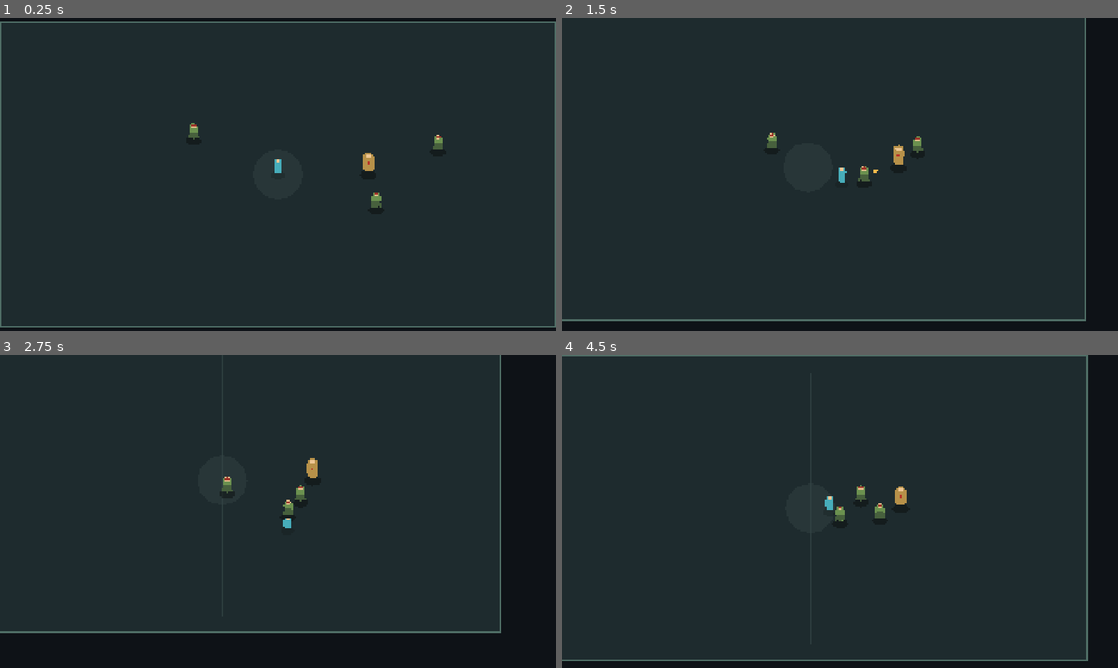
Above: before the commit, frames 1-4 (two rows, left to right).
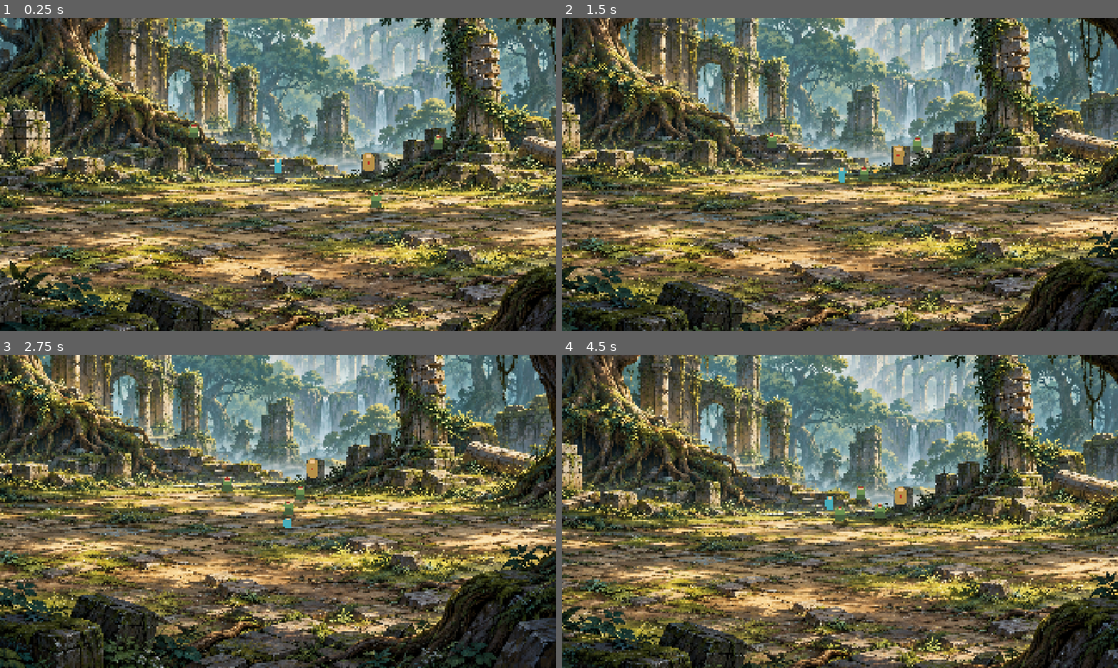
Above: after the commit, the same moments.

Repository: Ornithopter83/BeltScroll
Game: Godot game, scene res://scenes/game/main.tscn
Same seed, same stepped clock (60 frames per second), same inputs: the game is played once before the commit and once after it.
Inputs:
- Up to frame 1 (0.25 s): no input
- Up to frame 2 (1.5 s): hold D (move_right) 0.53-1.28 s; hold C (sit) 0.53-1.28 s; tap J (attack) at 0.6 s; tap Space (jump) at 0.77 s; hold S (move_down) from 1.28 s (still down); tap C (sit) at 1.35 s
- Up to frame 3 (2.75 s): tap Space (jump) at 1.52 s; tap J (attack) at 1.55, 2.1 s; release S (move_down) at 2.03 s; hold D (move_right) from 2.03 s (still down); hold C (sit) from 2.03 s (still down)
- Up to frame 4 (4.5 s): release D (move_right) at 2.78 s; release C (sit) at 2.78 s; hold W (move_up) 2.78-3.53 s; tap C (sit) at 2.85, 4.35 s; tap Space (jump) at 3.02, 3.77 s; tap J (attack) at 3.05, 3.6 s; hold C (sit) 3.53-4.28 s; hold A (move_left) from 3.53 s (still down)

The runs differ from the first frame. In frame 1, 87% of the frame differs, in the area x 0-100%, y 0-100%; in frame 2, 86%; in frame 3, 83%; in frame 4, 87%.

Commit message:
ProjectHub milestone M4B_STAGE_V1_INTEGRATION_AND_COMBAT_HARDENING final

Diff:
--- a/scenes/game/main.tscn
+++ b/scenes/game/main.tscn
@@ -1,44 +1,16 @@
-[gd_scene load_steps=7 format=3]
+[gd_scene load_steps=5 format=3]
 
 [ext_resource type="PackedScene" path="res://scenes/player/player.tscn" id="1_player"]
 [ext_resource type="PackedScene" path="res://scenes/combat/training_dummy.tscn" id="2_dummy"]
 [ext_resource type="PackedScene" path="res://scenes/enemies/forest_raider.tscn" id="3_raider"]
-
-[sub_resource type="StyleBoxFlat" id="StyleBoxFlat_arena"]
-bg_color = Color(0.12, 0.17, 0.18, 1)
-border_width_left = 4
-border_width_top = 4
-border_width_right = 4
-border_width_bottom = 4
-border_color = Color(0.31, 0.43, 0.4, 1)
+[ext_resource type="Texture2D" path="res://assets/art/stage/forest_ruins_v1_1920x1080.png" id="4_stage"]
 
 [node name="Main" type="Node2D"]
 
-[node name="Backdrop" type="ColorRect" parent="."]
-offset_right = 1920.0
-offset_bottom = 1080.0
-color = Color(0.055, 0.07, 0.09, 1)
-
-[node name="Arena" type="Panel" parent="."]
-offset_left = 160.0
-offset_top = 100.0
-offset_right = 1760.0
-offset_bottom = 980.0
-theme_override_styles/panel = SubResource("StyleBoxFlat_arena")
-
-[node name="FloorMarkings" type="Node2D" parent="Arena"]
-position = Vector2(800, 440)
-
-[node name="CenterLine" type="ColorRect" parent="Arena/FloorMarkings"]
-offset_left = -1.0
-offset_top = -390.0
-offset_right = 1.0
-offset_bottom = 390.0
-color = Color(0.2, 0.27, 0.27, 0.7)
-
-[node name="CenterCircle" type="Polygon2D" parent="Arena/FloorMarkings"]
-polygon = PackedVector2Array(0, -72, 35, -63, 63, -35, 72, 0, 63, 35, 35, 63, 0, 72, -35, 63, -63, 35, -72, 0, -63, -35, -35, -63)
-color = Color(0.2, 0.27, 0.27, 0.45)
+[node name="StageBackground" type="Sprite2D" parent="."]
+position = Vector2(960, 540)
+texture = ExtResource("4_stage")
+z_index = -1
 
 [node name="YSortActors" type="Node2D" parent="."]
 y_sort_enabled = true
--- a/scripts/enemies/forest_raider.gd
+++ b/scripts/enemies/forest_raider.gd
@@ -24,6 +24,7 @@
 const BODY_HALF_WIDTH := 15.0
 const BODY_TOP_OFFSET := -43.0
 const BODY_BOTTOM_OFFSET := 2.0
+const MIN_ATTACK_SEPARATION := 36.0
 const BODY_COLOR := Color(0.42, 0.57, 0.31, 1.0)
 const HIT_COLOR := Color(1.0, 0.78, 0.58, 1.0)
 
@@ -75,11 +76,12 @@
 
 	match attack_phase:
 		"idle":
-			if offset.length() <= attack_range and in_depth_lane:
+			var close_raider := _has_close_raider()
+			if offset.length() <= attack_range and in_depth_lane and not close_raider:
 				_begin_attack()
 			else:
 				var desired := offset.normalized() * walk_speed
-				velocity = desired + _separation_velocity()
+				velocity = _separation_velocity() if close_raider else desired
 				if absf(offset.x) < attack_range * 0.82 and not in_depth_lane:
 					velocity.x = 0.0
 				move_and_slide()
@@ -167,9 +169,39 @@
 			continue
 		var away: Vector2 = global_position - other.global_position
 		var distance: float = away.length()
-		if distance > 0.001 and distance < separation_radius:
-			separation += away / distance * ((separation_radius - distance) / separation_radius)
+		if distance < separation_radius:
+			if distance <= 0.001:
+				away = _coincident_separation_direction(other)
+			else:
+				away /= distance
+			var player := _find_player()
+			if player != null:
+				var toward_player := (player.global_position - global_position).normalized()
+				if away.dot(toward_player) > 0.65:
+					away = Vector2(-toward_player.y, toward_player.x)
+					if get_instance_id() > other.get_instance_id():
+						away = -away
+			separation += away * ((separation_radius - distance) / separation_radius)
 	return separation * separation_strength
+
+func _has_close_raider() -> bool:
+	for candidate in get_tree().get_nodes_in_group("forest_raiders"):
+		var other := candidate as Node2D
+		if other == self or not is_instance_valid(other):
+			continue
+		if global_position.distance_to(other.global_position) < minf(separation_radius, MIN_ATTACK_SEPARATION):
+			return true
+	return false
+
+func _coincident_separation_direction(other: Node2D) -> Vector2:
+	var self_id := get_instance_id()
+	var other_id := other.get_instance_id()
+	var lower_id := mini(self_id, other_id)
+	var higher_id := maxi(self_id, other_id)
+	var pair_seed := hash("%d:%d" % [lower_id, higher_id]) & 0x7fffffff
+	var angle := float(pair_seed) / 2147483647.0 * TAU
+	var direction := Vector2(cos(angle), sin(angle))
+	return direction if self_id == lower_id else -direction
 
 func _find_player() -> CharacterBody2D:
 	var grouped := get_tree().get_first_node_in_group("player") as CharacterBody2D
--- a/tests/forest_raider_smoke.gd
+++ b/tests/forest_raider_smoke.gd
@@ -82,14 +82,43 @@
 	_check(raider.get("attack_phase") == "idle" and not raider.get_node("AttackArea").monitoring, "depth exit cancels windup and disables the attack area")
 	_check(player.hits.is_empty(), "canceled attack does not deliver a hit")
 
-	# Two raiders at the same point must move apart while pursuing.
+	# Raiders starting at the exact same point separate, keep room, then continue pursuit.
 	var second := packed.instantiate() as CharacterBody2D
 	raider.global_position = Vector2(700.0, 400.0)
-	second.global_position = raider.global_position + Vector2(10.0, 0.0)
+	second.global_position = raider.global_position
 	player.global_position = Vector2(1000.0, 400.0)
 	root.add_child(second)
 	await _frames(12)
-	_check(raider.global_position.distance_to(second.global_position) > EPSILON, "nearby raiders apply separation while pursuing")
+	var initial_separation := raider.global_position.distance_to(second.global_position)
+	_check(initial_separation > EPSILON, "coincident raiders deterministically separate while pursuing")
+	await _frames(24)
+	var maintained_separation := raider.global_position.distance_to(second.global_position)
+	_check(maintained_separation > EPSILON, "separated raiders do not return to the same position")
+	_check(raider.global_position.x < 1745.0 and second.global_position.x < 1745.0, "separation keeps both raiders inside the arena")
+	var pair_x_before_pursuit := (raider.global_position.x + second.global_position.x) * 0.5
+	player.global_position.x = 1250.0
+	await _frames(10)
+	var pair_x_after_pursuit := (raider.global_position.x + second.global_position.x) * 0.5
+	_check(pair_x_after_pursuit > pair_x_before_pursuit, "separated raiders resume tracking the player")
+	# A point-blank player must not let coincident raiders enter repeated attacks before they make room.
+	raider.global_position = Vector2(700.0, 400.0)
+	second.global_position = raider.global_position
+	player.global_position = Vector2(770.0, 400.0)
+	await _frames(1)
+	_check(raider.get("attack_phase") == "idle" and second.get("attack_phase") == "idle", "coincident raiders prioritize separation over point-blank attacks")
+	await _frames(40)
+	var close_pair_gap := raider.global_position.distance_to(second.global_position)
+	_check(close_pair_gap > 35.0, "point-blank raiders establish room before attacking")
+	var min_gap := close_pair_gap
+	var max_gap := close_pair_gap
+	for _frame in range(30):
+		await physics_frame
+		var current_gap := raider.global_position.distance_to(second.global_position)
+		min_gap = minf(min_gap, current_gap)
+		max_gap = maxf(max_gap, current_gap)
+	_check(min_gap > 35.0, "point-blank combat does not collapse back into Raider overlap")
+	_check(max_gap - min_gap < 12.0, "Raider spacing stays stable without visible oscillation")
+	_check(raider.get("attack_phase") != "idle" or second.get("attack_phase") != "idle", "Raider attacks resume after they have made room")
 	second.queue_free()
 
 	# Incoming hit cancels attacks, applies knockback, expires stun, and resumes pursuit.
--- a/tests/stage_art_review.gd
+++ b/tests/stage_art_review.gd
@@ -2,7 +2,7 @@
 
 const TARGET_WIDTH := 1920
 const TARGET_HEIGHT := 1080
-const DEFAULT_IMAGE := "res://assets/art/stages/stage.png"
+const DEFAULT_IMAGE := "res://assets/art/stage/forest_ruins_v1_1920x1080.png"
 const ARENA_RECT := Rect2(160.0, 100.0, 1600.0, 880.0)
 
 var image_path := DEFAULT_IMAGE
--- /dev/null
+++ b/tests/stage_integration_smoke.gd
@@ -0,0 +1,77 @@
+extends SceneTree
+
+const MAIN_SCENE := "res://scenes/game/main.tscn"
+const BACKGROUND_PATH := "res://assets/art/stage/forest_ruins_v1_1920x1080.png"
+const EXPECTED_ARENA_BOUNDS := Rect2(Vector2(160, 100), Vector2(1600, 880))
+const TEMPORARY_VISUALS := ["Backdrop", "Arena", "FloorMarkings", "CenterLine", "CenterCircle"]
+
+var failures: Array[String] = []
+
+func _initialize() -> void:
+	call_deferred("_run")
+
+func _run() -> void:
+	var background_image := Image.new()
+	var image_error := background_image.load(BACKGROUND_PATH)
+	_check(image_error == OK, "normalized stage background PNG loads")
+	if image_error == OK:
+		_check(background_image.get_width() == 1920 and background_image.get_height() == 1080, "stage background image is exactly 1920x1080")
+
+	var packed_main := load(MAIN_SCENE) as PackedScene
+	_check(packed_main != null, "main scene resource loads")
+	if packed_main == null:
+		_finish()
+		return
+	var main := packed_main.instantiate() as Node2D
+	_check(main != null, "main scene instantiates as Node2D")
+	if main == null:
+		_finish()
+		return
+	root.add_child(main)
+
+	var stage_background := main.get_node_or_null("StageBackground") as Sprite2D
+	_check(stage_background != null, "main scene has a StageBackground Sprite2D")
+	if stage_background != null:
+		_check(stage_background.texture != null and stage_background.texture.resource_path == BACKGROUND_PATH, "main scene connects the normalized forest ruins texture")
+		if stage_background.texture != null and image_error == OK:
+			var loaded_image := stage_background.texture.get_image()
+			_check(loaded_image.get_pixel(960, 540).is_equal_approx(background_image.get_pixel(960, 540)), "scene background texture is loaded from the normalized PNG")
+		_check(stage_background.position == Vector2(960, 540), "background is centered over the 1920x1080 world")
+		_check(stage_background.z_index < 0, "background renders behind gameplay actors")
+	for node_name in TEMPORARY_VISUALS:
+		_check(main.find_child(node_name, true, false) == null, "%s temporary stage visual was removed" % node_name)
+
+	var actors := main.get_node_or_null("YSortActors") as Node2D
+	_check(actors != null and actors.y_sort_enabled, "YSortActors remains enabled")
+	if actors != null:
+		var player := actors.get_node_or_null("Player") as CharacterBody2D
+		_check(player != null, "Player remains in YSortActors")
+		if player != null:
+			_check(player.get_node_or_null("CollisionShape2D") is CollisionShape2D, "Player collision remains present")
+			_check(player.get_node_or_null("Camera2D") is Camera2D, "Player camera remains present")
+			_check(player.get("arena_bounds") == EXPECTED_ARENA_BOUNDS, "logical arena bounds remain 160,100 to 1760,980")
+		var dummy := actors.get_node_or_null("TrainingDummy") as CharacterBody2D
+		_check(dummy != null and dummy.get_node_or_null("CollisionShape2D") is CollisionShape2D, "TrainingDummy and its collision remain present")
+		var raider_count := 0
+		for child in actors.get_children():
+			if child.name == "ForestRaider1" or child.name == "ForestRaider2" or child.name == "ForestRaider3":
+				raider_count += 1
+				_check(child is CharacterBody2D and child.get_node_or_null("CollisionShape2D") is CollisionShape2D, "%s and its collision remain present" % child.name)
+		_check(raider_count == 3, "all three ForestRaiders remain in the main scene")
+
+	_finish()
+
+func _check(condition: bool, description: String) -> void:
+	if condition:
+		print("PASS: " + description)
+	else:
+		failures.append(description)
+
+func _finish() -> void:
+	if failures.is_empty():
+		print("stage_integration_smoke: all checks passed")
+		quit(0)
+	else:
+		for failure in failures:
+			push_error("stage_integration_smoke: " + failure)
+		quit(1)
Binary file added: assets/art/player/elven_fighter_reference_v3_1254x1254.png
Binary file added: assets/art/stage/forest_ruins_v1_1920x1080.png
Not shown, changed: run_game.cmd
